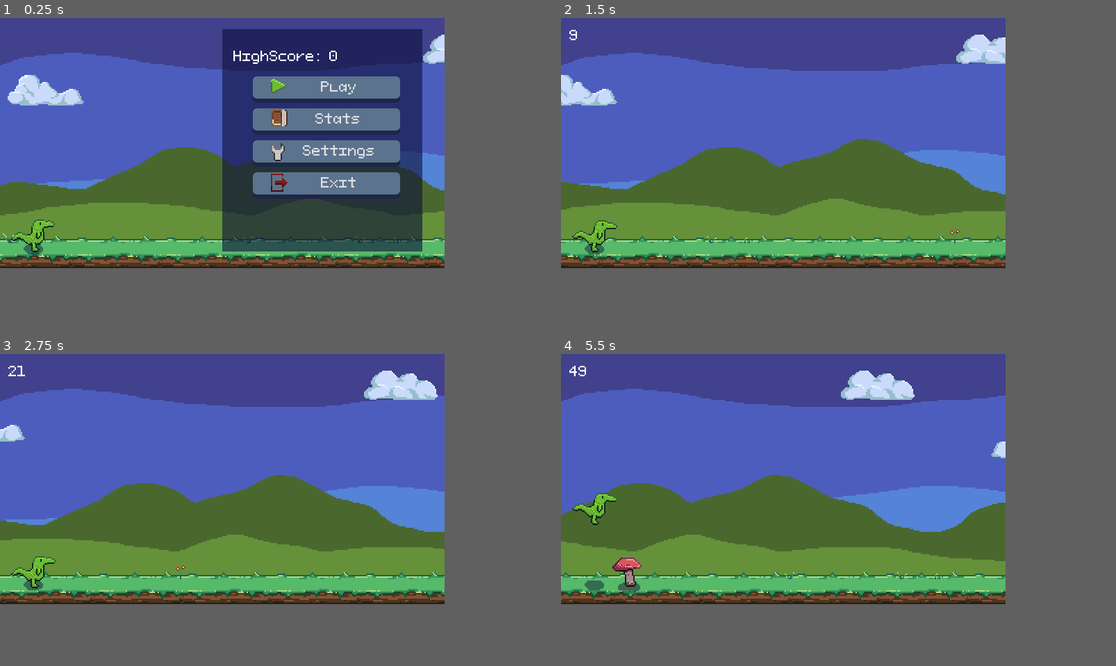
Above: before the commit, frames 1-4 (two rows, left to right).
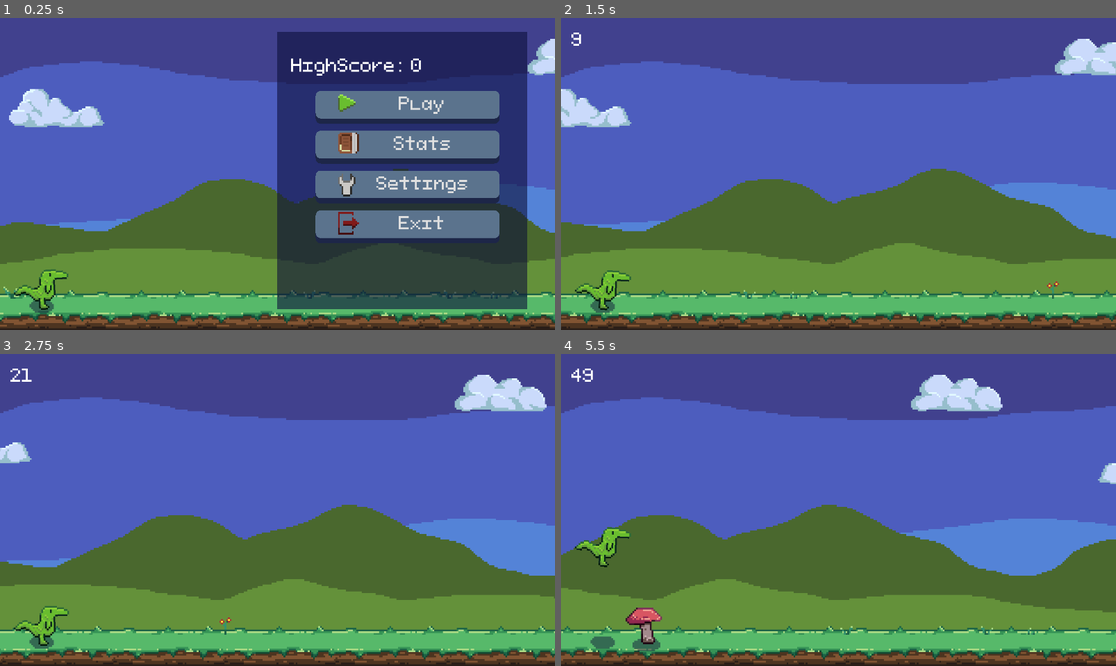
Above: after the commit, the same moments.

Repository: zMenta/DinosaurRun
Game: Godot game, scene res://main/Main.tscn
The game is run twice, just before and just after one commit, with the same random seed, the same clock (stepped at 60 frames per second) and the same inputs.
Inputs:
- Up to frame 1 (0.25 s): no input
- Up to frame 2 (1.5 s): click "Play" at 0.5 s
- Up to frame 3 (2.75 s): tap Space (jump) at 1.52, 2.27 s
- Up to frame 4 (5.5 s): tap Space (jump) at 3.77, 4.52, 5.27 s
In our replay, the window is 640x360 before the commit and 799x449 after it. These sizes can differ from the game's own. Grey fills any space a smaller window leaves; there, only what the larger window draws over its background counts as a difference.

The runs differ from the first frame. In frame 1, 69% of the frame differs, in the area x 0-100%, y 0-100%; in frame 2, 56%; in frame 3, 56%; in frame 4, 58%.

Commit message:
setttings save system WIP

Diff:
--- a/DinosaurRun/scenes/interface/menu_options/MenuOptions.gd
+++ b/DinosaurRun/scenes/interface/menu_options/MenuOptions.gd
@@ -5,6 +5,7 @@
 
 onready var resolution_options_button := $ColorRect/VBoxContainer/Resolution/OptionButtonResolution
 onready var button_fullscreen := $ColorRect/VBoxContainer/FullScreen/CheckBox
+onready var button_borderless := $ColorRect/VBoxContainer/Borderless/CheckBoxBordless
 
 
 onready var save: SaveData setget set_save_data
@@ -19,14 +20,18 @@
 
 func set_save_data(new_save: SaveData) -> void:
 	save = new_save
+
 	_on_CheckBox_toggled(save.game_settings.fullscreen)
 	button_fullscreen.pressed = save.game_settings.fullscreen
-	 # _on_CheckBoxBordless_toggled(save.game_settings.borderless)
-	# _on_OptionButtonResolution_item_selected(save.game_settings.screen_resolution_id)
+
+	_on_CheckBoxBordless_toggled(save.game_settings.borderless)
+	button_borderless.pressed = save.game_settings.borderless
+
+	_on_OptionButtonResolution_item_selected(save.game_settings.screen_resolution_id)
+	resolution_options_button.text = resolution_options_button.get_item_text(save.game_settings.screen_resolution_id)
 
 
 func _ready():
-	button_fullscreen.toggle_mode = true
 	for resolution in resolutions:
 		resolution_options_button.add_item(resolution)
 
@@ -43,10 +48,11 @@
 	var window_size: Vector2 = resolutions[resolution_options_button.get_item_text(index)]
 	OS.set_window_size(window_size)
 
-
 func _on_ButtonMainMenu_pressed() -> void:
 	emit_signal("buttonMainMenu_pressed")
 
+	save.game_settings.screen_resolution_id = resolution_options_button.get_selected_id()
 	save.game_settings.fullscreen = button_fullscreen.pressed
+	save.game_settings.borderless = button_borderless.pressed
 
 	emit_signal("game_settings_saved", save)
